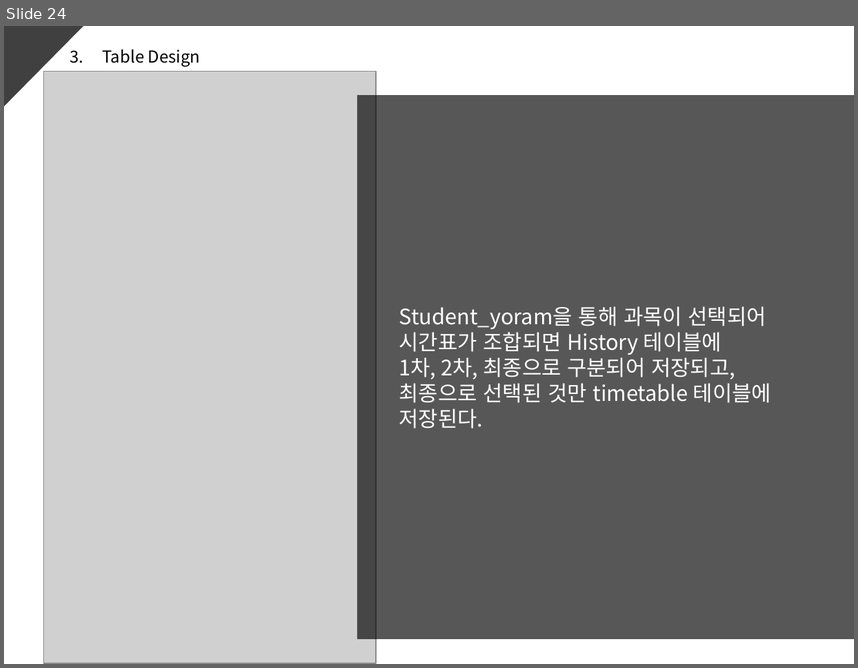
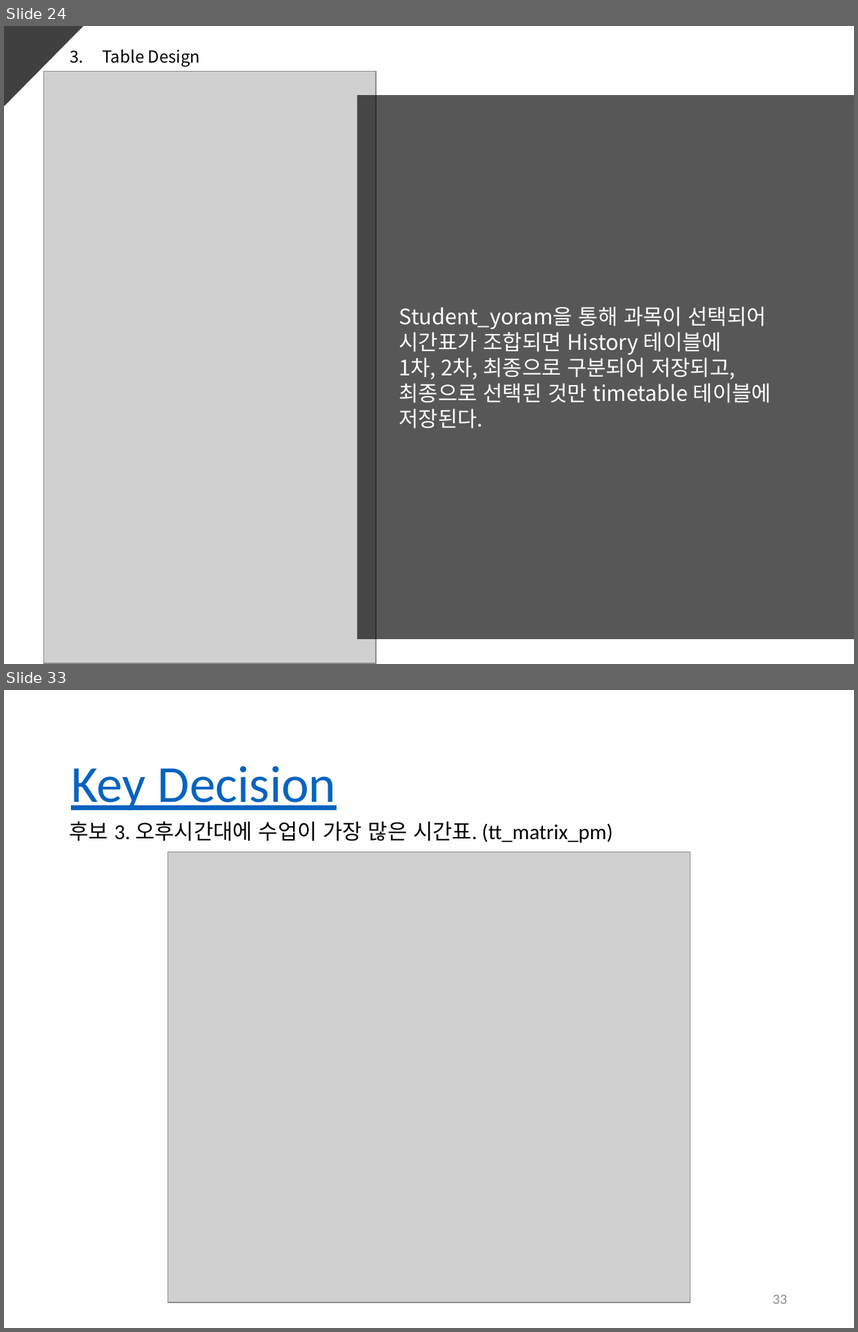
Before and after one commit to ed-jinyoung-park/SoftwareTeam2, a slide deck: 최종산출물/2팀_SAD 2.0.pptx. Shown one above the other, each under a label of ours: slide 24 before the commit, slides 24 and 33 after it; the slides between them are not shown. The pictures are 858x668 and 858x1332 pixels, drawn with LibreOffice and Linux fonts; fonts in the diff are those of the drawing; grey boxes stand for pictures. Boxes give left, top, right and bottom in pixels: in the first picture for what was removed or moved away, otherwise in the second. Text is boxed around its words. In the diff, an @@ line names an element or a change of style, - is before the commit and + after.

```diff
--- a/최종산출물/2팀_SAD 2.0.pptx
+++ b/최종산출물/2팀_SAD 2.0.pptx
@@ slide 33 added at box(4, 690, 854, 1328), background #FFFFFF @@
@@ title added at box(71, 766, 337, 810), 44 pt, text #0563C1, underline @@
+Key Decision
@@ text added at box(70, 821, 613, 842), 18 pt, text #000000 @@
+후보 3. 오후시간대에 수업이 가장 많은 시간표. (tt_matrix_pm)
@@ picture added at box(168, 852, 690, 1302) @@
@@ page number added at box(773, 1294, 787, 1303), 12 pt, text #8C8C8C @@
+33
```
Also in this commit, not shown: 1 slide changed, 8 other slides added, 8 slides removed.
